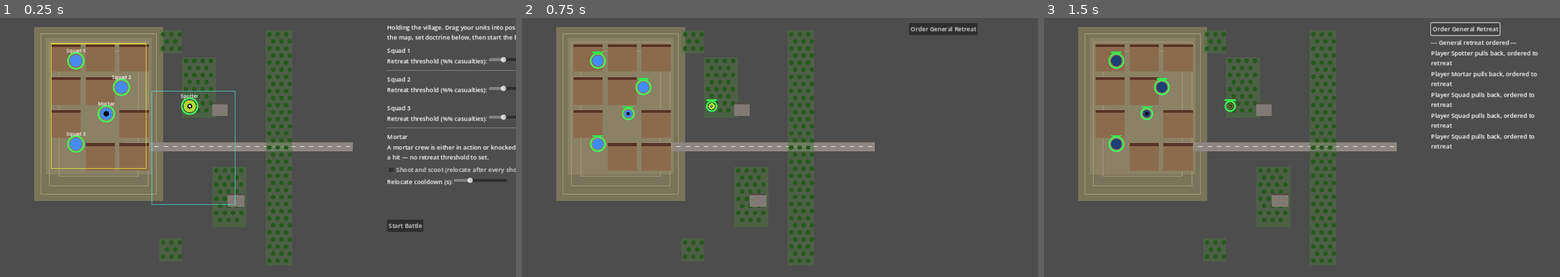
Above: before the commit, frames 1-3 (left to right).
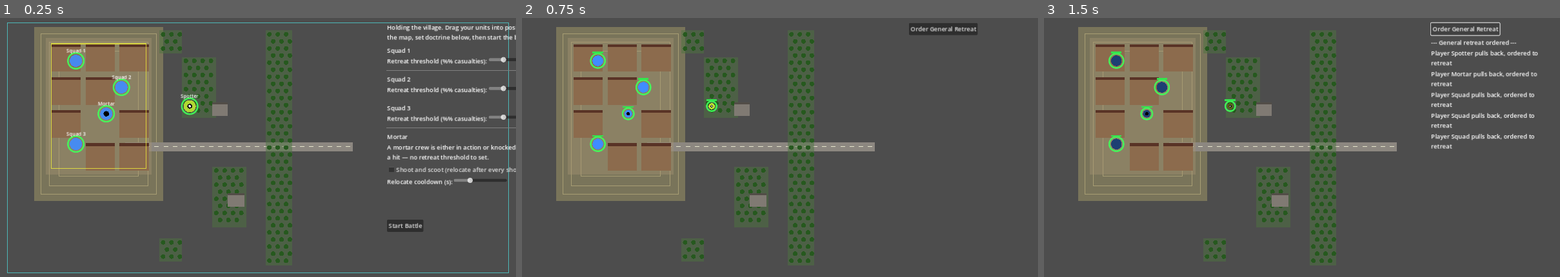
Above: after the commit, the same moments.

Repository: verybadcat/Drones
Game: Godot game, scene res://scenes/Main.tscn
Two runs of this game, one before a commit and one after it. Both use one fixed random seed, a clock stepped at 60 frames per second and the inputs below.
Inputs:
- Up to frame 1 (0.25 s): no input
- Up to frame 2 (0.75 s): click "Start Battle" at 0.5 s
- Up to frame 3 (1.5 s): click "Order General Retreat" at 1.25 s

The runs differ from the first frame. In frame 1, 0.9% of the frame differs, in the area x 1-99%, y 1-99%; in frame 2, nothing differs; in frame 3, nothing differs.

Commit message:
Block line of sight through buildings for firing, spotting, and retreats
Direct fire and detection alike now respect real line-of-sight geometry: a
building between two units blocks both firing and spotting outright, not
just a probability discount. Retreating units route through the nearest
cover before making their final dash to safety, so a retreat can now
actually break contact rather than just taking a hit-chance penalty while
moving in the open.

Also: the spotter can now deploy almost anywhere on the map instead of a
small forward zone, and its concealment is a hard cutoff (~70px) when
hidden in cover rather than a soft probability reduction — "the enemy
can't find it unless they get very close." Cover-seeking and the enemy's
initial road-march waypoints are also spread out more to reduce squads
bunching into the same spot.

Co-Authored-By: Claude Sonnet 5 <noreply@anthropic.com>

Diff:
--- a/scripts/battle_manager.gd
+++ b/scripts/battle_manager.gd
@@ -65,9 +65,9 @@
 		squad.retreat_threshold = GameConfig.ENEMY_RETREAT_THRESHOLD
 		squad.concern_threshold = GameConfig.ENEMY_CONCERN_THRESHOLD
 		squad.move_speed = GameConfig.ENEMY_ADVANCE_SPEED
-		# Spread the road-march waypoints out a little so all 6 don't stack
-		# on the exact same point.
-		var offset := Vector2(float(i) * 12.0, (8.0 if i % 2 == 0 else -8.0))
+		# Spread the road-march waypoints out well so all 6 don't converge on
+		# nearly the same point (and end up bunched again once they scatter).
+		var offset := Vector2(randf_range(-60.0, 60.0), randf_range(-120.0, 120.0))
 		squad.move_target = GameConfig.ENEMY_ROAD_RALLY_POINT + offset
 		squad.has_move_target = true
 		squad.activity = Unit.Activity.MOVING
@@ -137,15 +137,19 @@
 		unit.queue_redraw() # cover ring must track position/terrain live
 
 
-## Any unit with an active move_target (the enemy's road march, or either
-## side bolting for cover) walks straight toward it and stops on arrival.
-## A unit ordered to retreat instead pulls toward its own side's safe line
-## and is marked WITHDRAWN on arrival — no longer part of the fight, but its
-## casualties still count in the AAR report.
+## Any unit with an active move_target (the enemy's road march, either side
+## bolting for cover, or a retreat's first leg to cover — see
+## Unit.order_retreat) walks straight toward it and stops on arrival. A
+## RETREATING unit with no move_target left is on its final leg: the
+## straight pull to its own side's safe line, marked WITHDRAWN on arrival —
+## no longer part of the fight, but its casualties still count in the AAR.
 func _tick_movement(delta: float) -> void:
 	for unit in player_units + enemy_units:
 		if unit.state == Unit.State.RETREATING:
-			_step_retreat(unit, delta)
+			if unit.has_move_target:
+				_step_toward_target(unit, delta)
+			else:
+				_step_retreat(unit, delta)
 		elif unit.state == Unit.State.ACTIVE and unit.has_move_target:
 			_step_toward_target(unit, delta)
 
@@ -288,14 +292,22 @@
 ## fire needs the firer's own eyes on it. A MORTAR has no such limit: it
 ## fires on anything any friendly unit has spotted, anywhere on the map,
 ## per the design doc's spotter-relayed indirect fire.
+## A SQUAD can only fire at a target within its own engagement range AND
+## with actual line of sight — a building between attacker and target blocks
+## it outright, not just "harder to hit" (that's what the cover multiplier
+## is for). A MORTAR has neither restriction: it fires on anything any
+## friendly unit has spotted, anywhere, per the design doc's spotter-relayed
+## indirect fire.
 func _pick_target(unit: Unit, enemies: Array[Unit]) -> Unit:
 	var candidates: Array[Unit] = []
 	for e in enemies:
 		if not e.is_targetable():
 			continue
-		if unit.kind == Unit.Kind.SQUAD \
-				and unit.global_position.distance_to(e.global_position) > GameConfig.SQUAD_ENGAGEMENT_RANGE:
-			continue
+		if unit.kind == Unit.Kind.SQUAD:
+			if unit.global_position.distance_to(e.global_position) > GameConfig.SQUAD_ENGAGEMENT_RANGE:
+				continue
+			if not GameConfig.has_direct_los(unit.global_position, e.global_position):
+				continue
 		candidates.append(e)
 	if candidates.is_empty():
 		return null
--- a/scripts/combat_resolver.gd
+++ b/scripts/combat_resolver.gd
@@ -41,22 +41,39 @@
 ## targets not already spotted — an already-spotted unit stays spotted until
 ## it is removed from play (no "losing" a spot in v1, to keep this legible).
 ##
-## The artillery spotter sees further than a rifle squad does (its whole job)
-## and is itself harder to notice — a trained observer that stays hidden.
+## Line of sight does not go through buildings — a building between spotter
+## and target blocks the roll outright, same rule as direct fire (see
+## GameConfig.has_direct_los). This applies to anyone doing the looking,
+## squad or spotter alike; seeing and shooting are blocked the same way.
+##
+## The artillery spotter sees further than a rifle squad does (its whole
+## job). Its OWN concealment is two very different stories: hidden in cover,
+## the enemy effectively can't find it beyond point-blank range; standing in
+## the open, it's found close to normally.
 static func roll_spot(spotter: Unit, target: Unit, delta: float) -> bool:
+	if not GameConfig.has_direct_los(spotter.global_position, target.global_position):
+		return false
+
 	var distance: float = spotter.global_position.distance_to(target.global_position)
+	var target_hidden_spotter := target.kind == Unit.Kind.SPOTTER and GameConfig.is_in_cover(target.terrain_type())
+
 	var detection_range: float = GameConfig.DETECTION_BASE_RANGE
 	if spotter.kind == Unit.Kind.SPOTTER:
 		detection_range += GameConfig.SPOTTER_DETECTION_RANGE_BONUS
-	if spotter.elevation() > target.elevation():
+	if target_hidden_spotter:
+		# Overrides everything above — elevation and a spotter's own extended
+		# range don't help you find someone hunkered down and hidden.
+		detection_range = GameConfig.SPOTTER_HIDDEN_DETECTION_RANGE
+	elif spotter.elevation() > target.elevation():
 		detection_range += GameConfig.DETECTION_ELEVATION_BONUS
+
 	if distance > detection_range:
 		return false
 
 	var chance: float = GameConfig.SPOT_CHANCE_PER_SECOND
 	chance *= CONCEALMENT_MULTIPLIER[target.terrain_type()]
-	if target.kind == Unit.Kind.SPOTTER:
-		chance *= GameConfig.SPOTTER_CONCEALMENT_BONUS
+	if target.kind == Unit.Kind.SPOTTER and not target_hidden_spotter:
+		chance *= GameConfig.SPOTTER_EXPOSED_CONCEALMENT_MULTIPLIER
 	if target.activity == Unit.Activity.MOVING:
 		chance *= GameConfig.MOVING_SPOT_MULTIPLIER
 	chance *= clamp(1.0 - (distance / detection_range), 0.0, 1.0)
--- a/scripts/game_config.gd
+++ b/scripts/game_config.gd
@@ -33,10 +33,11 @@
 # screen — inside the village, matching "holding the village."
 const PLAYER_DEPLOYMENT_ZONE: Rect2 = Rect2(135, 75, 250, 330)
 
-# Separate, more forward deployment zone for the artillery spotter — it's a
-# reconnaissance asset, not a firing position, so it belongs further out
-# than the squads/mortar, near (not necessarily inside) the outlying cover.
-const PLAYER_SPOTTER_DEPLOYMENT_ZONE: Rect2 = Rect2(400, 200, 220, 300)
+# The spotter can deploy just about anywhere on the map — it's a
+# reconnaissance asset, not a firing position, and unlike squads/mortar
+# isn't restricted to the village. Kept a small margin off the outer edges
+# only so it can't be dropped literally off-map.
+const PLAYER_SPOTTER_DEPLOYMENT_ZONE: Rect2 = Rect2(20, 20, 1320, 660)
 const PLAYER_SPOTTER_DEFAULT_POSITION: Vector2 = Vector2(500, 240)
 
 # Default starting token positions on the deployment screen, before the
@@ -77,9 +78,14 @@
 
 # The artillery spotter: a small, fragile, unarmed recon team whose job is
 # purely to extend detection for the mortar. Better trained to spot at range
-# and to stay hidden itself than a rifle squad is.
+# than a rifle squad is. Concealment is two very different stories depending
+# on whether it's actually using cover: hidden in trees/a building, the
+# enemy effectively cannot find it beyond point-blank range — "unless they
+# get very close." Standing in the open, it's found close to normally (just
+# a small trained-to-minimize-exposure edge).
 const SPOTTER_DETECTION_RANGE_BONUS: float = 120.0 # added to its own spotting rolls
-const SPOTTER_CONCEALMENT_BONUS: float = 0.5 # multiplies the chance IT gets spotted
+const SPOTTER_HIDDEN_DETECTION_RANGE: float = 70.0 # replaces detection range entirely when in cover
+const SPOTTER_EXPOSED_CONCEALMENT_MULTIPLIER: float = 0.8 # applies only when NOT in cover
 
 # A unit caught moving in the open is much easier to hit, not just to spot —
 # it has broken cover to advance (or to retreat). See CombatResolver.
@@ -131,31 +137,75 @@
 	return terrain == TerrainType.BUILDING or terrain == TerrainType.TREES
 
 
-## A point inside the nearest TREES/BUILDING zone to `from` — where a unit
-## bolting for cover heads. Randomized within the zone (not always the exact
-## center) so several units heading for the same patch of cover spread out
-## instead of stacking on the same pixel. Always returns something (there is
-## always at least one cover zone on this map).
+## A point inside a nearby TREES/BUILDING zone to `from` — where a unit
+## bolting for cover heads. Weighted-random among the 2-3 nearest zones
+## (mostly the nearest, sometimes the next one out) rather than always the
+## single closest, plus a randomized point within whichever zone is chosen —
+## so several units converging from similar positions spread across
+## different patches of cover instead of all piling into the same one.
 static func nearest_cover_point(from: Vector2) -> Vector2:
-	var best_rect: Rect2
-	var best_dist: float = INF
-	var found := false
+	var candidates: Array[Dictionary] = []
 	for zone in TERRAIN_ZONES:
 		if zone.type != TerrainType.TREES and zone.type != TerrainType.BUILDING:
 			continue
 		var center: Vector2 = zone.rect.position + zone.rect.size / 2.0
-		var d: float = from.distance_to(center)
-		if d < best_dist:
-			best_dist = d
-			best_rect = zone.rect
-			found = true
-	if not found:
+		candidates.append({"rect": zone.rect, "dist": from.distance_to(center)})
+	if candidates.is_empty():
 		return from
+	candidates.sort_custom(func(a, b): return a.dist < b.dist)
+
+	var pool_size: int = min(3, candidates.size())
+	var weights: Array[float] = [0.55, 0.3, 0.15]
+	var roll := randf()
+	var cumulative := 0.0
+	var chosen_index := pool_size - 1
+	for i in pool_size:
+		cumulative += weights[i]
+		if roll <= cumulative:
+			chosen_index = i
+			break
+	var best_rect: Rect2 = candidates[chosen_index].rect
 
 	var margin := 10.0
 	var w: float = max(best_rect.size.x - margin * 2.0, 1.0)
 	var h: float = max(best_rect.size.y - margin * 2.0, 1.0)
 	return best_rect.position + Vector2(margin, margin) + Vector2(randf() * w, randf() * h)
+
+
+## True if a straight line from `from` to `to` is blocked by a BUILDING
+## that is neither endpoint's own position — i.e. some third building sits
+## between attacker and target. Used to stop direct (squad) fire from
+## shooting straight through the village; mortars ignore this entirely
+## (indirect, spotter-relayed fire). Trees do NOT block LOS outright — they
+## only affect cover/concealment — matching the existing terrain model.
+static func has_direct_los(from: Vector2, to: Vector2) -> bool:
+	for zone in TERRAIN_ZONES:
+		if zone.type != TerrainType.BUILDING:
+			continue
+		if zone.rect.has_point(from) or zone.rect.has_point(to):
+			continue # firing from/into this building doesn't block itself
+		if _line_crosses_rect(from, to, zone.rect):
+			return false
+	return true
+
+
+static func _line_crosses_rect(from: Vector2, to: Vector2, rect: Rect2) -> bool:
+	var tl := rect.position
+	var tr := rect.position + Vector2(rect.size.x, 0.0)
+	var br := rect.position + rect.size
+	var bl := rect.position + Vector2(0.0, rect.size.y)
+	return _segments_intersect(from, to, tl, tr) \
+		or _segments_intersect(from, to, tr, br) \
+		or _segments_intersect(from, to, br, bl) \
+		or _segments_intersect(from, to, bl, tl)
+
+
+static func _segments_intersect(p1: Vector2, p2: Vector2, p3: Vector2, p4: Vector2) -> bool:
+	var d1 := (p4 - p3).cross(p1 - p3)
+	var d2 := (p4 - p3).cross(p2 - p3)
+	var d3 := (p2 - p1).cross(p3 - p1)
+	var d4 := (p2 - p1).cross(p4 - p1)
+	return ((d1 > 0) != (d2 > 0)) and ((d3 > 0) != (d4 > 0))
 
 
 ## Shared terrain rendering, used by both the battle view and the deployment
--- a/scripts/unit.gd
+++ b/scripts/unit.gd
@@ -151,11 +151,21 @@
 ## Force this unit into a retreat regardless of its threshold — used both by
 ## the automatic threshold check above and by the player's general retreat
 ## order (see BattleManager.order_general_retreat).
+##
+## Takes a safe-ish path rather than a beeline: if not already in cover, the
+## first leg heads for the nearest cover (BattleManager._tick_movement runs
+## this leg via the normal move_target system); once there — or immediately,
+## if already in cover — the final leg is the straight pull to the safe
+## line (BattleManager._step_retreat). A unit tucked behind a building this
+## way can also break direct-fire LOS entirely (see GameConfig.has_direct_los).
 func order_retreat() -> void:
 	if state != State.ACTIVE:
 		return
-	has_move_target = false
 	state = State.RETREATING
+	if not GameConfig.is_in_cover(terrain_type()):
+		seek_cover()
+	else:
+		has_move_target = false
 	state_changed.emit(self)
 
 
Not shown, changed: docs/designs/tactical-commander-doctrine.md
